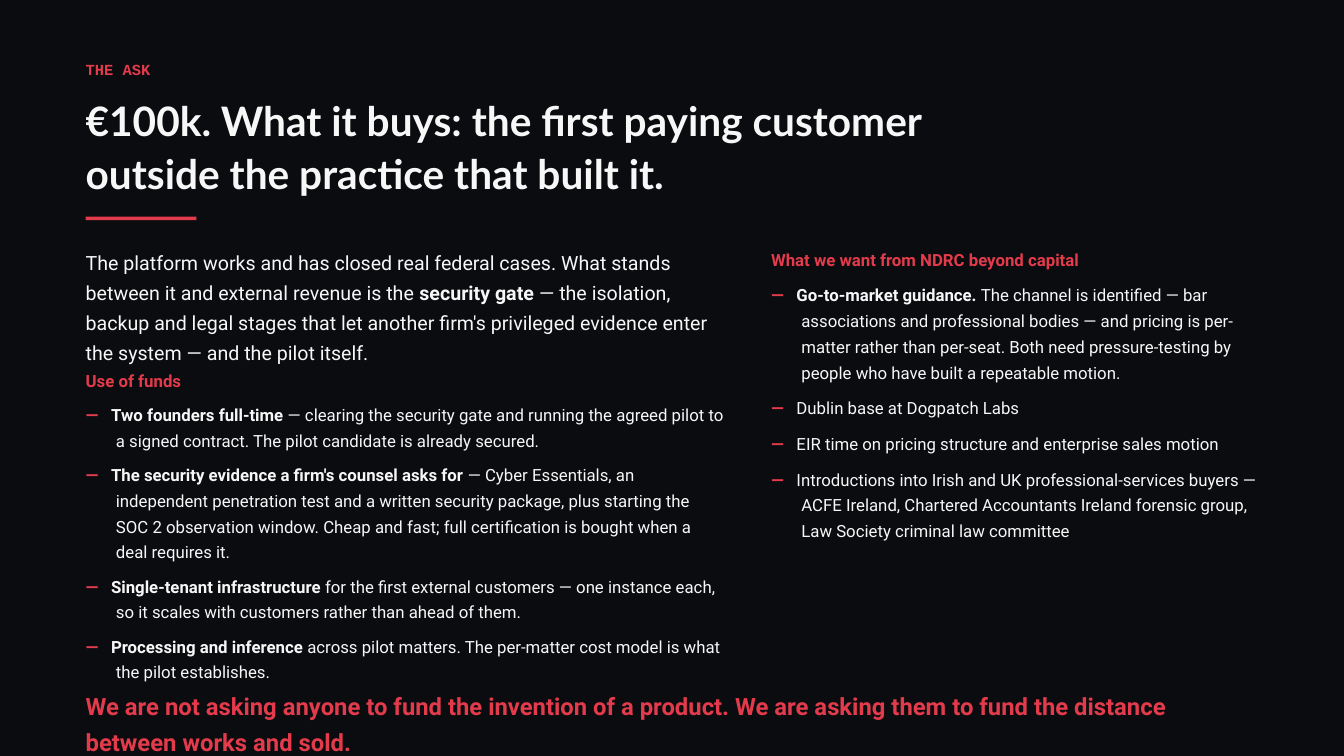
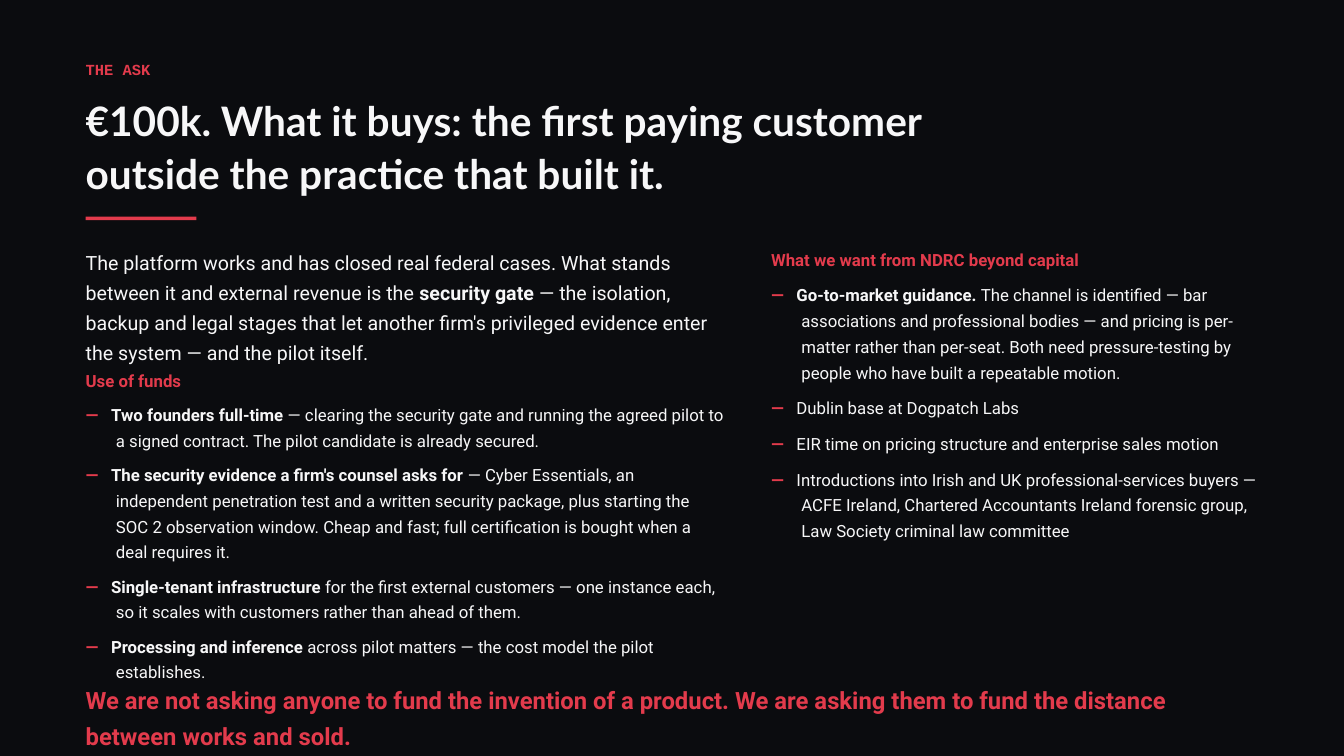
Before and after one commit to conorbowles51/owl-n4j, a slide deck: slide 12 of Loupe-NDRC-deck.pptx. Drawn at 1344x756 pixels with LibreOffice and Linux fonts; fonts in the diff are those of the drawing. Boxes give left, top, right and bottom in pixels: in the first picture for what was removed or moved away, otherwise in the second. Text is boxed around its words. In the diff, an @@ line names an element or a change of style, - is before the commit and + after.

```diff
--- a/Loupe-NDRC-deck.pptx
+++ b/Loupe-NDRC-deck.pptx
@@ text at [111,640,654,678]: text changed @@
-— Processing and inference across pilot matters. The per-matter cost model is what the pilot establishes.
+— Processing and inference across pilot matters — the cost model the pilot establishes.
@@ text "We are not asking anyone ...": place and size @@
-text "We are not asking anyone ..." at [86,697,1165,752]
+text "We are not asking anyone ..." at [86,691,1165,746]
```
Also in this commit, not shown: 3 other slides changed, 2 other files.
